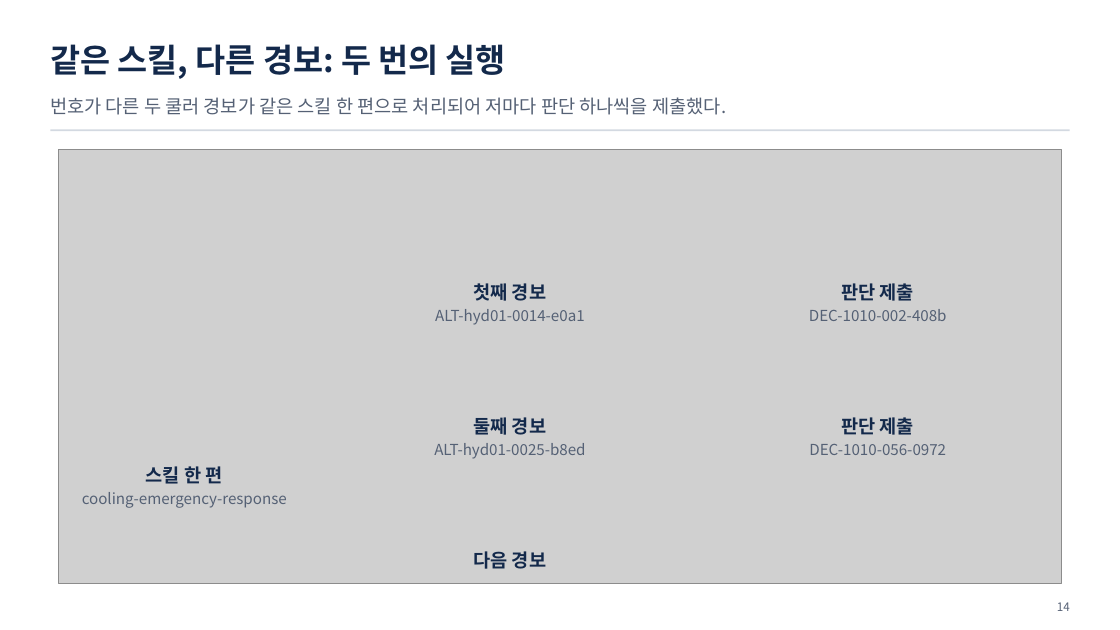
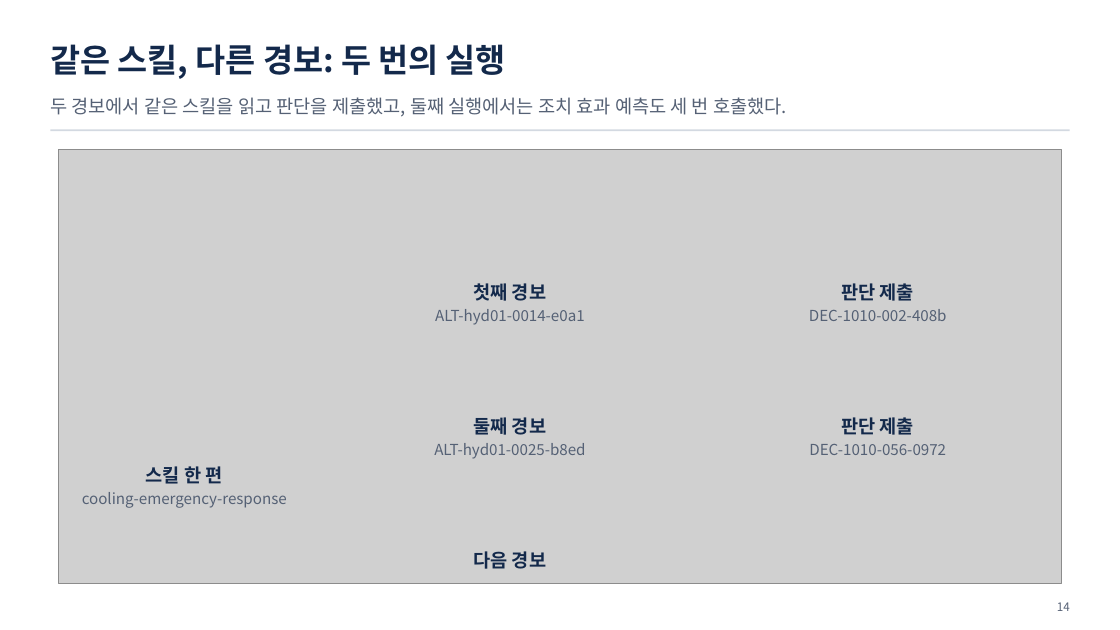
Before and after one commit to uengine-oss/hyd-iot-edu, a slide deck: slide 14 of workspace/강의제작/산출물/통합반/이론_오프라인/06회차/통합반_오프라인_06회차.pptx. Drawn at 1120x630 pixels with LibreOffice and Linux fonts; fonts in the diff are those of the drawing; grey boxes stand for pictures. Boxes give left, top, right and bottom in pixels: in the first picture for what was removed or moved away, otherwise in the second. Text is boxed around its words. In the diff, an @@ line names an element or a change of style, - is before the commit and + after.

Commit message:
통합반 현장 6회차 11~16장 운전원의 SOP와 에이전트 스킬을 두 경보 원문 및 일회 요청과 대조하는 노트를 검증한다

```diff
--- a/workspace/강의제작/산출물/통합반/이론_오프라인/06회차/통합반_오프라인_06회차.pptx
+++ b/workspace/강의제작/산출물/통합반/이론_오프라인/06회차/통합반_오프라인_06회차.pptx
@@ text at box(50, 97, 787, 117): text changed @@
-번호가 다른 두 쿨러 경보가 같은 스킬 한 편으로 처리되어 저마다 판단 하나씩을 제출했다.
+두 경보에서 같은 스킬을 읽고 판단을 제출했고, 둘째 실행에서는 조치 효과 예측도 세 번 호출했다.
```
Also in this commit, not shown: 5 other slides changed, 10 other files.
